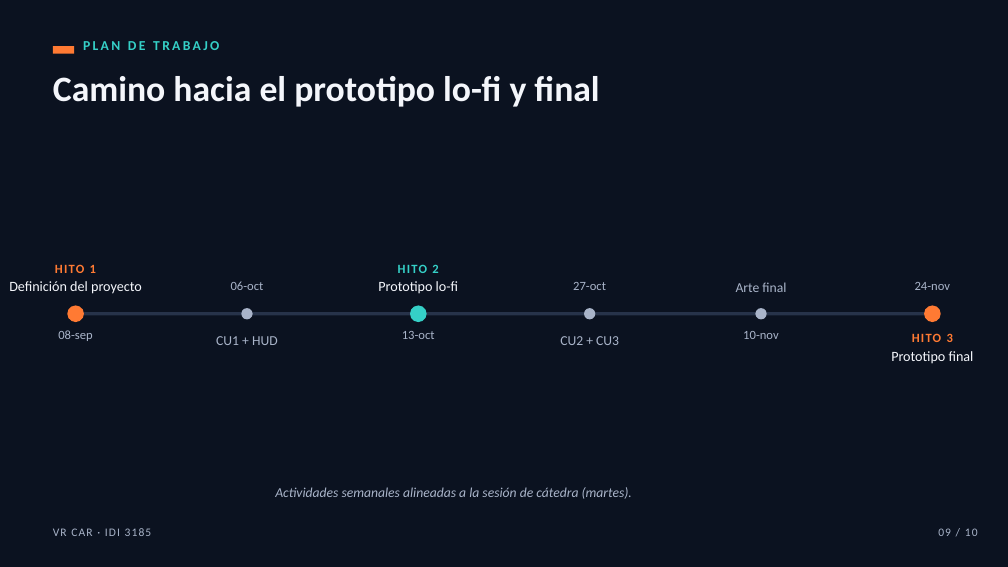
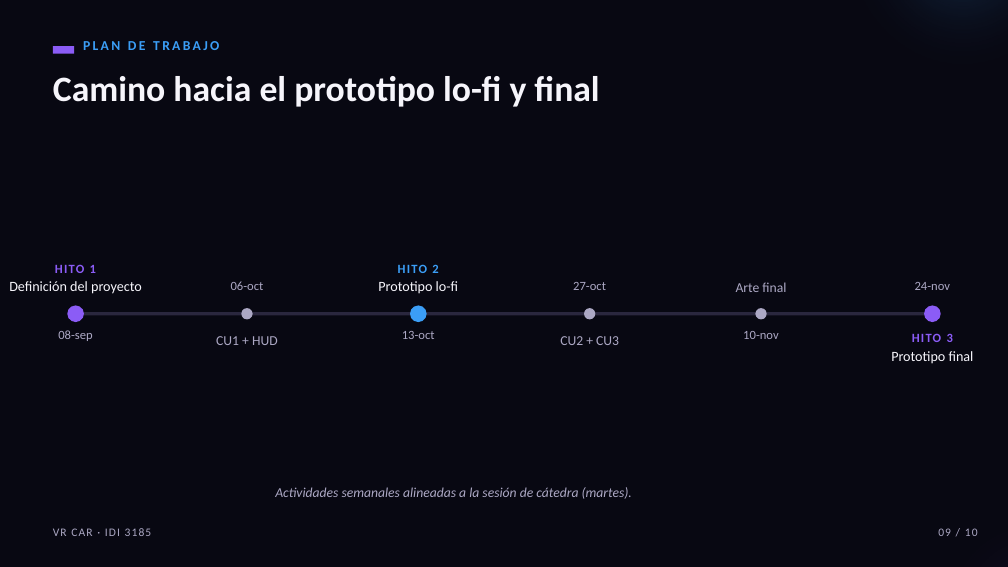
Before and after one commit to eanorambuena/xr-project, a slide deck: slide 9 of presentation/hito1-vrcar.pptx. Drawn at 1008x567 pixels with LibreOffice and Linux fonts; fonts in the diff are those of the drawing. Boxes give left, top, right and bottom in pixels: in the first picture for what was removed or moved away, otherwise in the second. Text is boxed around its words. In the diff, an @@ line names an element or a change of style, - is before the commit and + after.

```diff
--- a/presentation/hito1-vrcar.pptx
+++ b/presentation/hito1-vrcar.pptx
@@ background #0B1220 to #080812 @@
@@ text "PLAN DE TRABAJO" at [83,41,219,50]: text colour #35D0C7 to #3B9EF6 @@
@@ text "HITO 1" at [9,264,142,294]: text colour #FF7A33 to #8B5CF6 in "HITO 1"; text colour #F4F6FB to #F6F5FB in "Definición del proyecto" @@
@@ text "HITO 2" at [378,264,458,294]: text colour #35D0C7 to #3B9EF6 in "HITO 2"; text colour #F4F6FB to #F6F5FB in "Prototipo lo-fi" @@
@@ rectangle at [76,312,932,315]: fill #27334A to #2A273E @@
@@ ellipse at [410,306,426,322]: fill #35D0C7 to #3B9EF6 @@
@@ fill #FF7A33 to #8B5CF6 in 3 elements at [53,46,74,54], [67,306,84,322], [924,306,941,322] @@
@@ text "HITO 3" at [891,333,974,364]: text colour #FF7A33 to #8B5CF6 in "HITO 3"; text colour #F4F6FB to #F6F5FB in "Prototipo final" @@
```
Also in this commit, not shown: 9 other slides changed.
